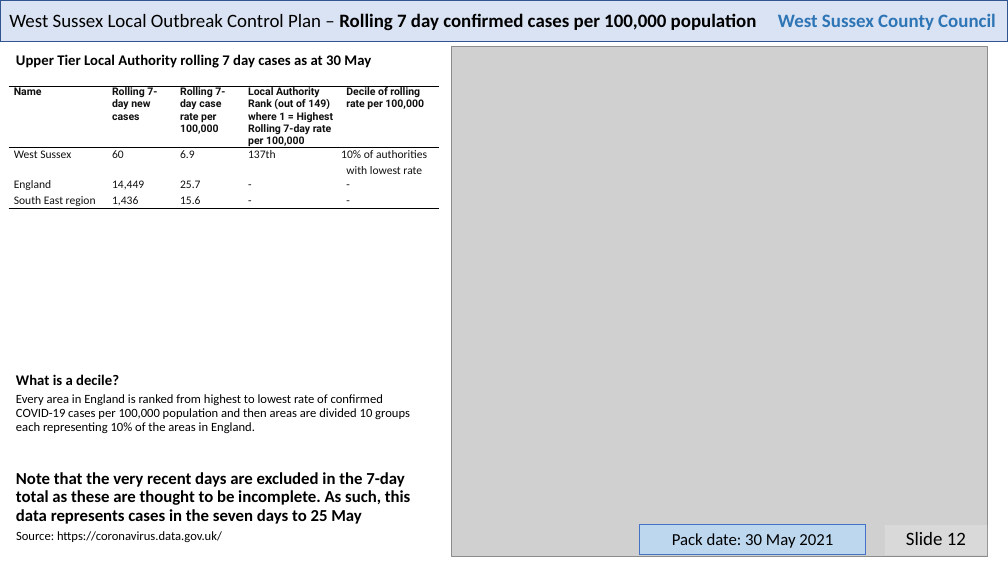
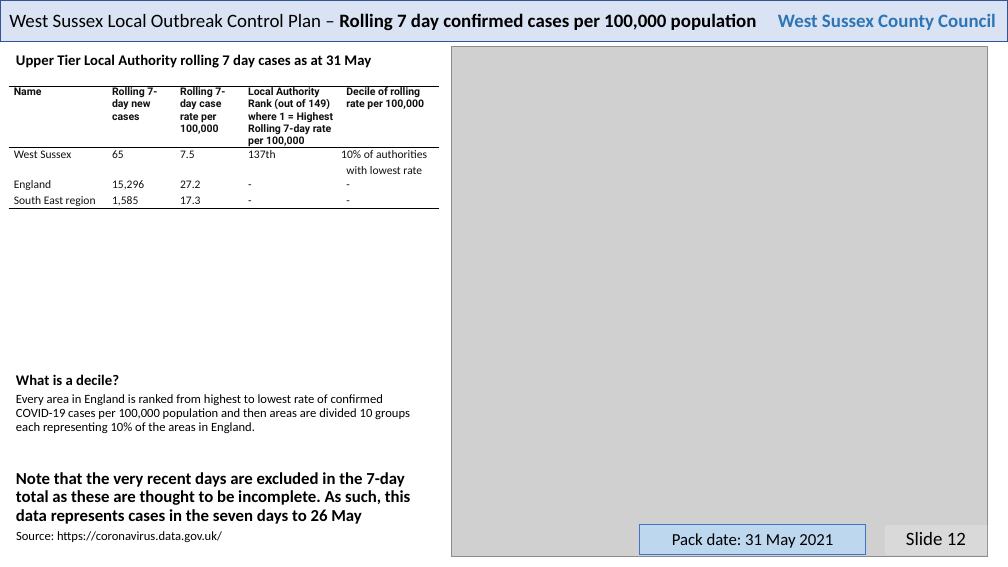
Before and after one commit to psychty/wsx_covid_datapack_public, a slide deck: slide 12 of Latest_West_Sussex_C19_slide_deck.pptx. Drawn at 1008x567 pixels with LibreOffice and Linux fonts; fonts in the diff are those of the drawing; grey boxes stand for pictures. Boxes give left, top, right and bottom in pixels: in the first picture for what was removed or moved away, otherwise in the second. Text is boxed around its words. In the diff, an @@ line names an element or a change of style, - is before the commit and + after.

```diff
--- a/Latest_West_Sussex_C19_slide_deck.pptx
+++ b/Latest_West_Sussex_C19_slide_deck.pptx
@@ text at (16, 54, 371, 68): text changed @@
-Upper Tier Local Authority rolling 7 day cases as at 30 May
+Upper Tier Local Authority rolling 7 day cases as at 31 May
@@ table at (8, 86, 439, 296) @@
-row 2, column 2: 60
+row 2, column 2: 65
-row 2, column 3: 6.9
+row 2, column 3: 7.5
-row 3, column 2: 14,449
+row 3, column 2: 15,296
-row 3, column 3: 25.7
+row 3, column 3: 27.2
-row 4, column 2: 1,436
+row 4, column 2: 1,585
-row 4, column 3: 15.6
+row 4, column 3: 17.3
@@ text at (16, 472, 411, 524): text changed @@
-Note that the very recent days are excluded in the 7-day total as these are thought to be incomplete. As such, this data represents cases in the seven days to 25 May
+Note that the very recent days are excluded in the 7-day total as these are thought to be incomplete. As such, this data represents cases in the seven days to 26 May
@@ text in rectangle at (672, 533, 833, 548): text changed @@
-Pack date: 30 May 2021
+Pack date: 31 May 2021
```
Also in this commit, not shown: 21 other slides changed, 44 other files.
